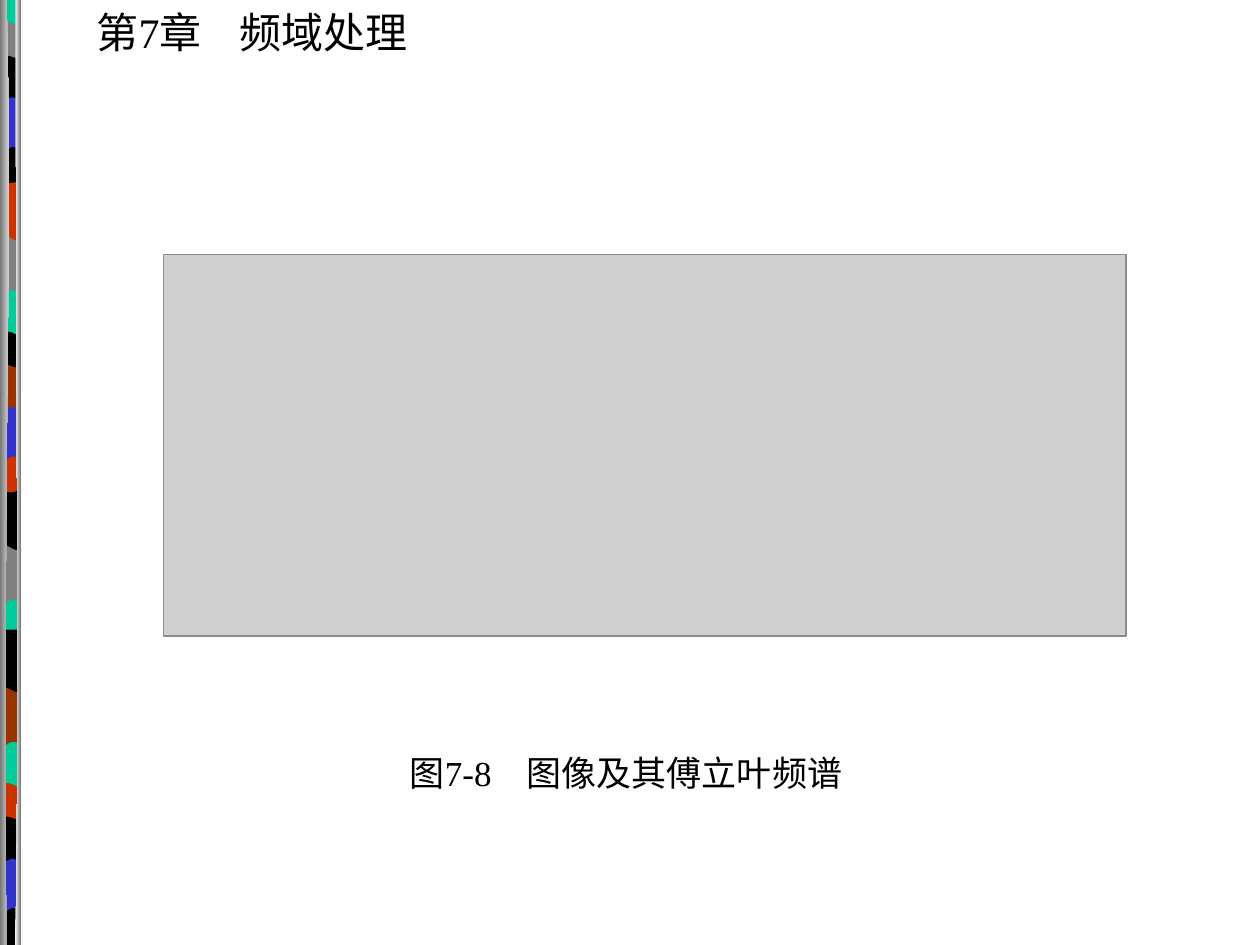
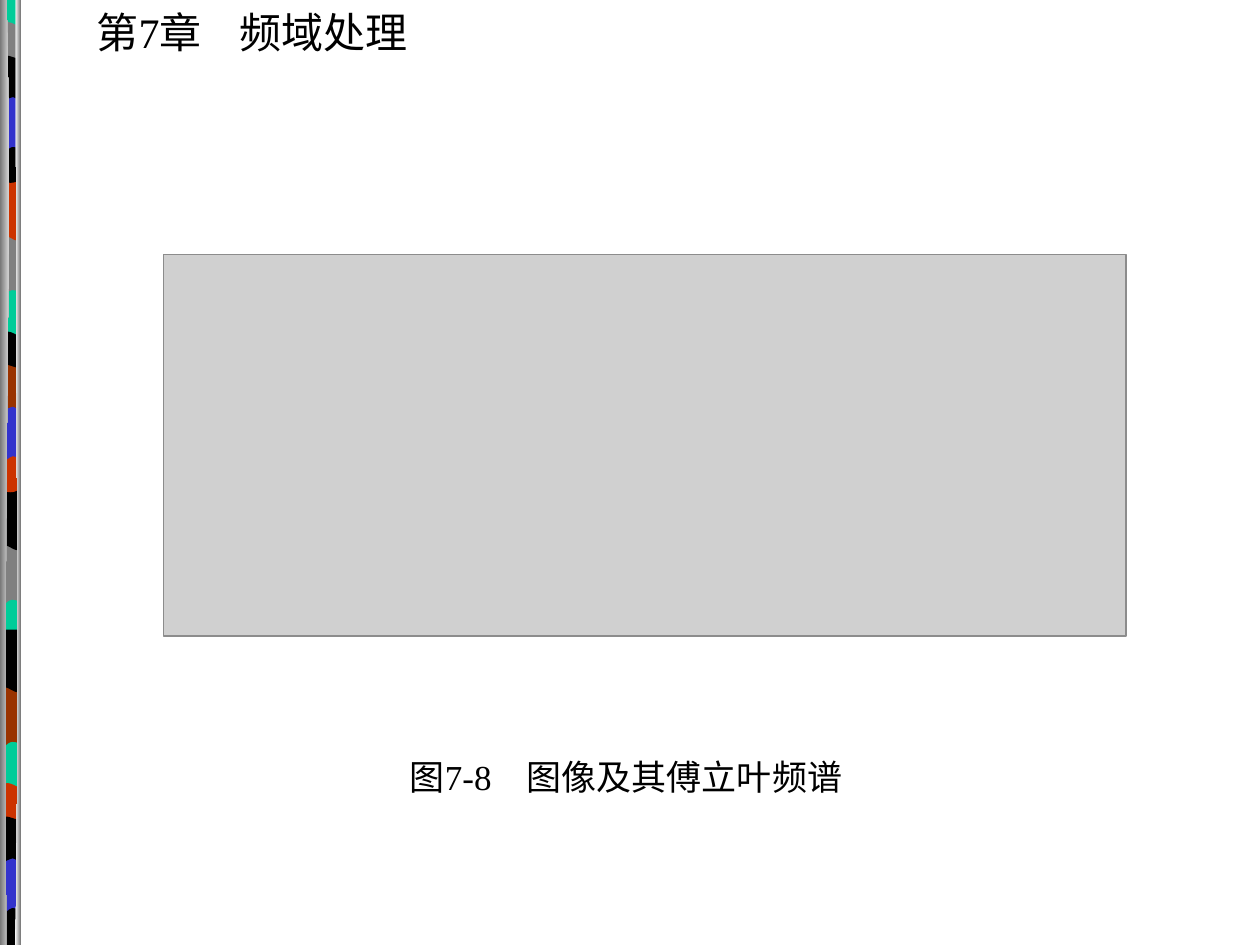
Before and after one commit to RMSnow/DIP-Notes, a slide deck: slide 67 of 课件/第07章.ppt. Drawn at 1260x945 pixels with LibreOffice and Linux fonts; fonts in the diff are those of the drawing; grey boxes stand for pictures; background and template pictures are left out. Boxes give left, top, right and bottom in pixels: in the first picture for what was removed or moved away, otherwise in the second. Text is boxed around its words. In the diff, an @@ line names an element or a change of style, - is before the commit and + after.

```diff
--- a/课件/第07章.ppt
+++ b/课件/第07章.ppt
@@ text "图7-8 图像及其傅立叶频谱" at <box>410,760,842,793</box>: line spacing 1.1 to 1.2 @@
```
Also in this commit, not shown: 109 other slides changed, 25 other files.
